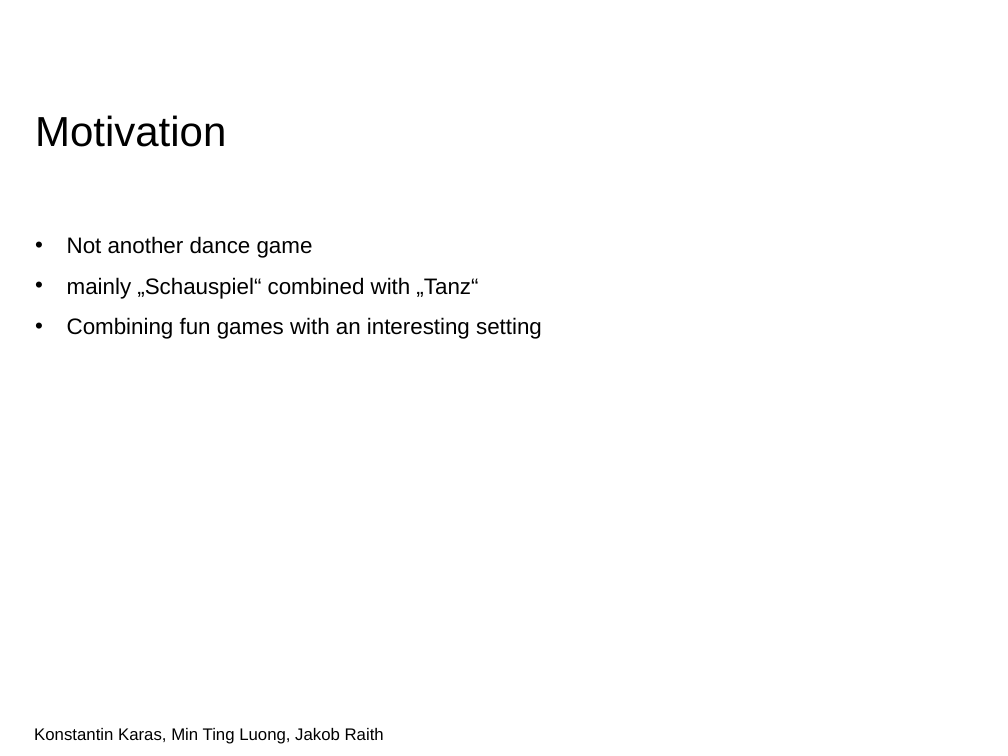
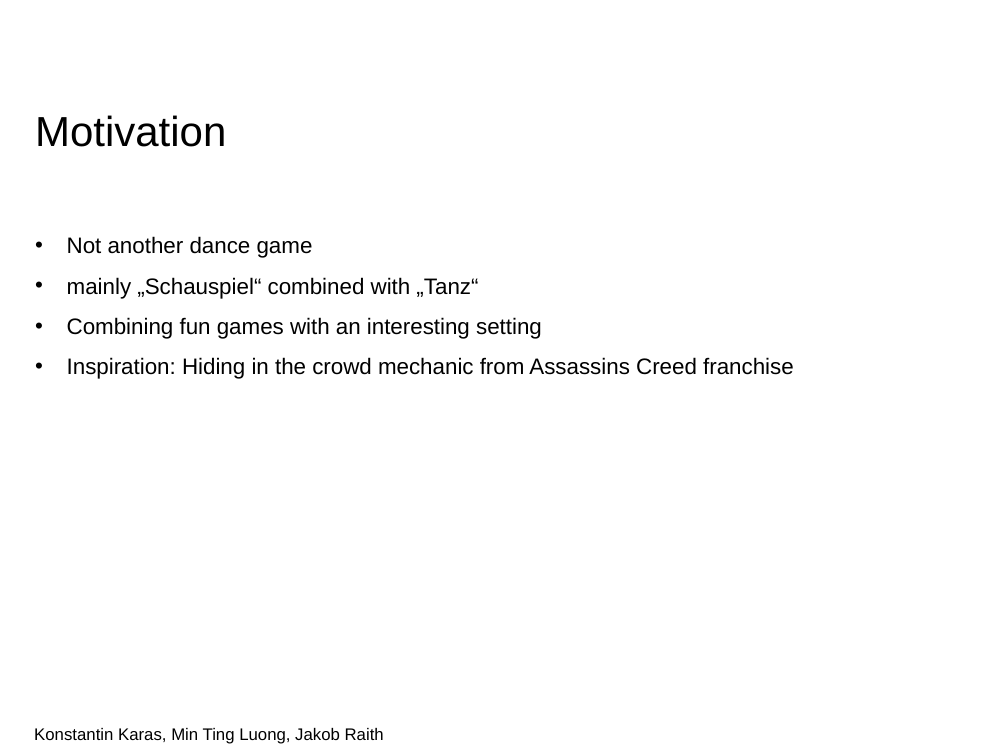
Before and after one commit to doingitraith/TaViS2019, a slide deck: slide 2 of Documents/Kickoff.pptx. Drawn at 1008x756 pixels with LibreOffice and Linux fonts; fonts in the diff are those of the drawing; background and template pictures are left out. Boxes give left, top, right and bottom in pixels: in the first picture for what was removed or moved away, otherwise in the second. Text is boxed around its words. In the diff, an @@ line names an element or a change of style, - is before the commit and + after.

```diff
--- a/Documents/Kickoff.pptx
+++ b/Documents/Kickoff.pptx
@@ text at box(67, 357, 794, 379): paragraph added @@
+• Inspiration: Hiding in the crowd mechanic from Assassins Creed franchise
```
Also in this commit, not shown: 2 other slides changed, 35 other files.
